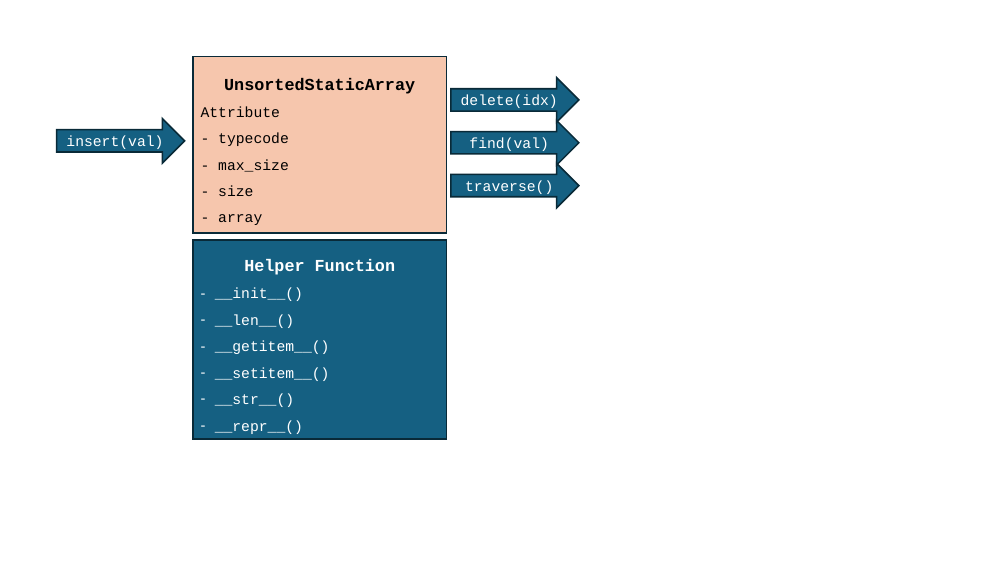
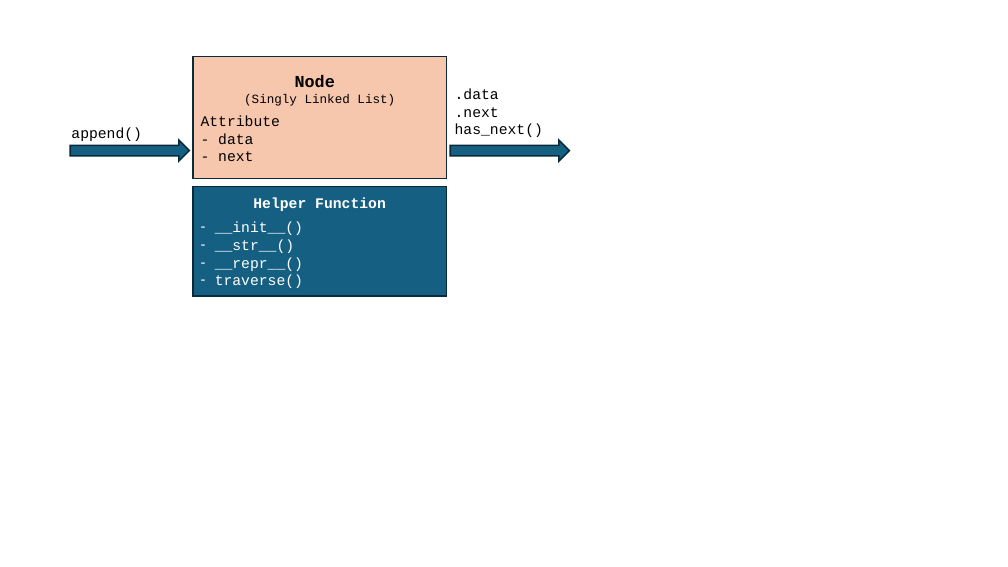
Before and after one commit to mingfujacky/Lecture-DSA-2.0, a slide deck: slide 1 of asset/ppt/ch04.pptx. Drawn at 1008x567 pixels with LibreOffice and Linux fonts; fonts in the diff are those of the drawing. Boxes give left, top, right and bottom in pixels: in the first picture for what was removed or moved away, otherwise in the second. Text is boxed around its words. In the diff, an @@ line names an element or a change of style, - is before the commit and + after.

```diff
--- a/asset/ppt/ch04.pptx
+++ b/asset/ppt/ch04.pptx
@@ rectangle "Node": place and size @@
-rectangle "Node" at [194, 57, 447, 233]
+rectangle "Node" at [194, 57, 447, 178]
@@ text in rectangle at [244, 75, 395, 106]: text changed; size 16 to 12 pt; bold off @@
-UnsortedStaticArray
+Node
+(Singly Linked List)
@@ right arrow removed at [451, 78, 578, 123] @@
-delete(idx)
@@ text added at [455, 88, 543, 137], 14 pt, text #000000 @@
+.data
+.next
+has_next()
@@ right arrow removed at [57, 119, 185, 163] @@
-insert(val)
@@ text in rectangle at [201, 115, 280, 126]: line spacing 1.5 to 1 @@
@@ right arrow added at [70, 140, 189, 161], fill #156082, outline #092A39 1.5 pt @@
@@ text added at [71, 127, 142, 141], 14 pt, text #000000 @@
+append()
@@ text in rectangle at [218, 133, 253, 161]: text changed @@
-- typecode
-- max_size
-- size
-- array
+- data
+- next
@@ right arrow: place and size @@
-right arrow at [451, 163, 578, 208]
+right arrow at [451, 140, 569, 161]
@@ right arrow removed at [451, 120, 578, 165] @@
-find(val)
@@ rectangle "Helper Function": place and size @@
-rectangle "Helper Function" at [194, 240, 447, 439]
+rectangle "Helper Function" at [194, 187, 447, 296]
@@ text in rectangle at [215, 198, 386, 271]: size 16 to 14 pt in "Helper Function"; line spacing 1.5 to 1; more space between paragraphs @@
@@ text in right arrow at [465, 180, 553, 194]: text removed @@
-traverse()
@@ text in rectangle at [215, 274, 303, 288]: paragraph added @@
+– traverse()
@@ text in rectangle at [215, 314, 330, 381]: paragraphs removed @@
-– __len__()
-– __getitem__()
-– __setitem__()
```
Also in this commit, not shown: 9 other files.
